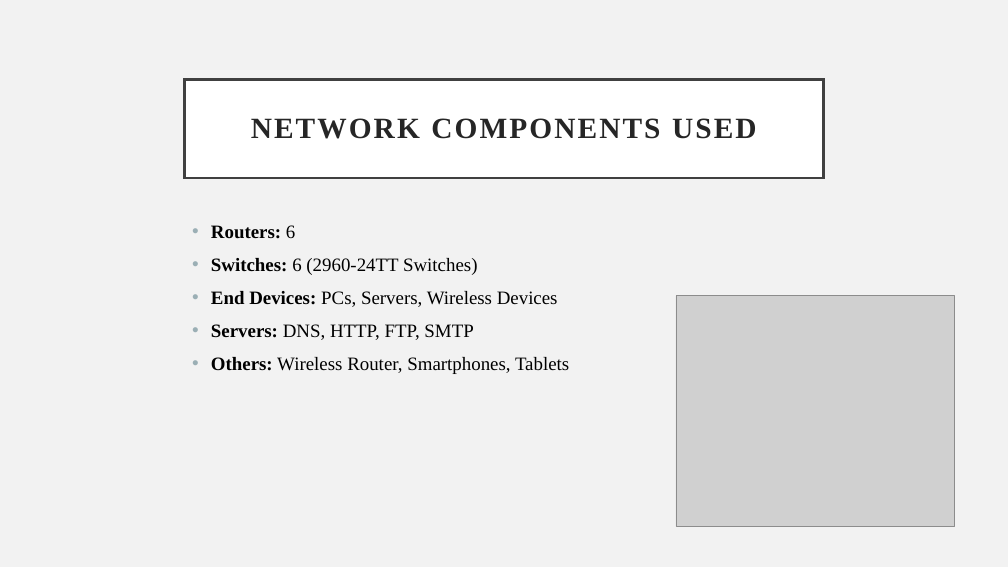
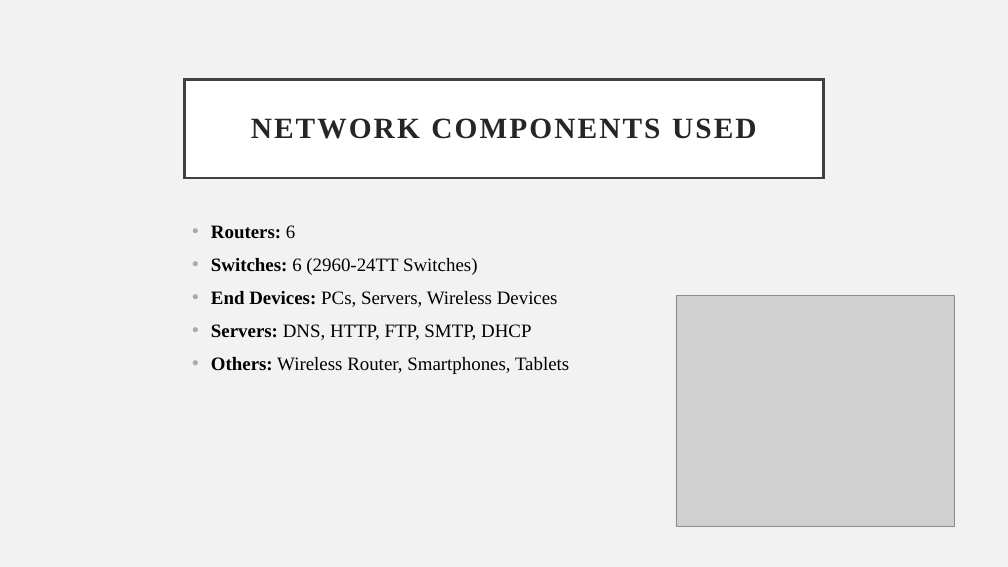
Before and after one commit to samiyaarahman/Hospital-Network-System, a slide deck: slide 3 of (222400024)-Hospital Network System.pptx. Drawn at 1008x567 pixels with LibreOffice and Linux fonts; fonts in the diff are those of the drawing; grey boxes stand for pictures. Boxes give left, top, right and bottom in pixels: in the first picture for what was removed or moved away, otherwise in the second. Text is boxed around its words. In the diff, an @@ line names an element or a change of style, - is before the commit and + after.

```diff
--- a/(222400024)-Hospital Network System.pptx
+++ b/(222400024)-Hospital Network System.pptx
@@ text at box(211, 324, 531, 340): text changed @@
-• Servers: DNS, HTTP, FTP, SMTP
+• Servers: DNS, HTTP, FTP, SMTP, DHCP
```
Also in this commit, not shown: 1 slide added.
